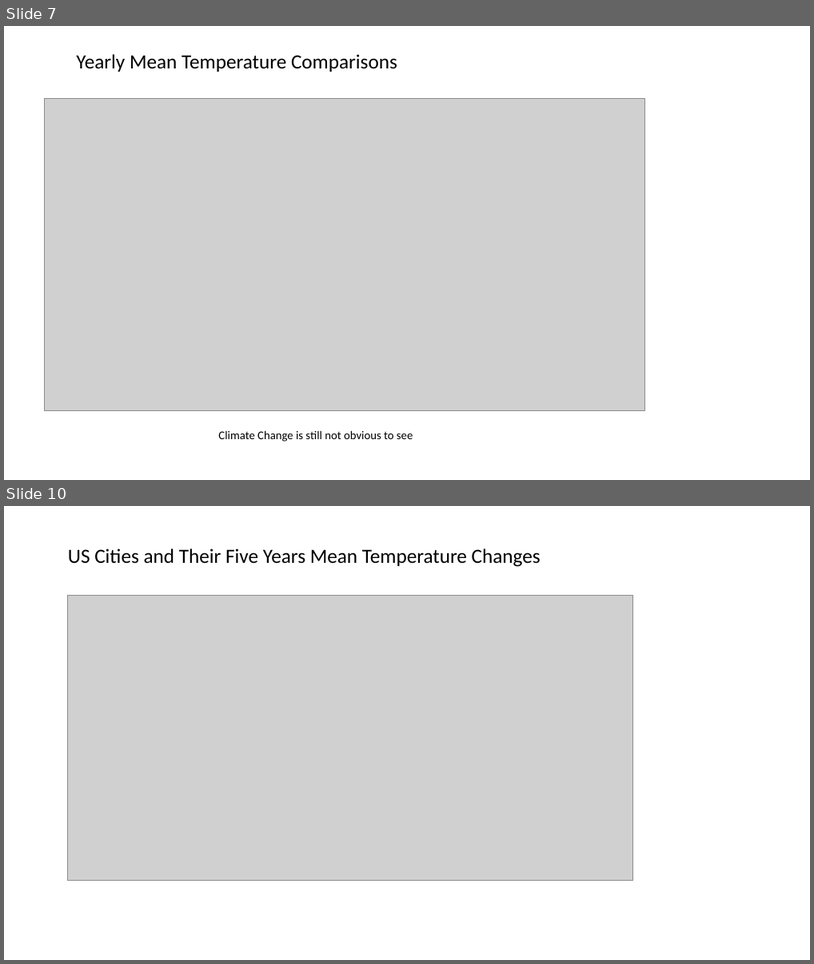
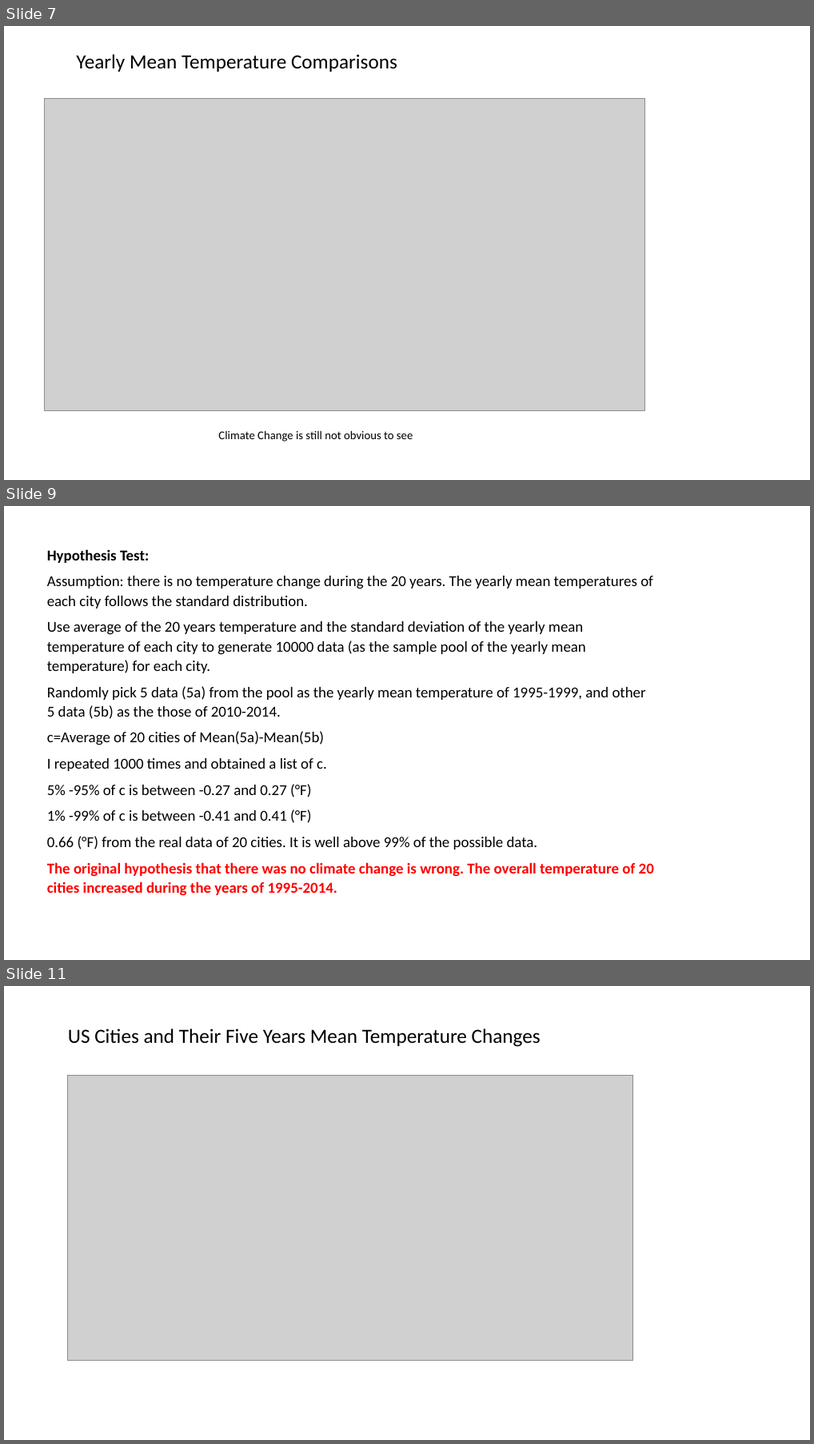
Before and after one commit to nshang88/Capstone-Projects, a slide deck: Capstone_Presentation_Climate.pptx. Shown one above the other, each under a label of ours: slides 7 and 10 before the commit, slides 7, 9 and 11 after it; the slides between them are not shown. The pictures are 814x964 and 814x1444 pixels, drawn with LibreOffice and Linux fonts; fonts in the diff are those of the drawing; grey boxes stand for pictures. Boxes give left, top, right and bottom in pixels: in the first picture for what was removed or moved away, otherwise in the second. Text is boxed around its words. In the diff, an @@ line names an element or a change of style, - is before the commit and + after.

```diff
--- a/Capstone_Presentation_Climate.pptx
+++ b/Capstone_Presentation_Climate.pptx
@@ slide 9 added at bbox=[4, 506, 810, 960], background #FFFFFF @@
@@ text added at bbox=[47, 549, 654, 896], 18 pt, text #000000 @@
+Hypothesis Test:
+Assumption: there is no temperature change during the 20 years. The yearly mean temperatures of each city follows the standard distribution.
+Use average of the 20 years temperature and the standard deviation of the yearly mean temperature of each city to generate 10000 data (as the sample pool of the yearly mean temperature) for each city.
+Randomly pick 5 data (5a) from the pool as the yearly mean temperature of 1995-1999, and other 5 data (5b) as the those of 2010-2014.
+c=Average of 20 cities of Mean(5a)-Mean(5b)
+I repeated 1000 times and obtained a list of c.
+5% -95% of c is between -0.27 and 0.27 (°F)
+1% -99% of c is between -0.41 and 0.41 (°F)
+0.66 (°F) from the real data of 20 cities. It is well above 99% of the possible data.
+The original hypothesis that there was no climate change is wrong. The overall temperature of 20 cities increased during the years of 1995-2014.
@@ what was slide 10 is now slide 11 @@
```
Also in this commit, not shown: 7 slides changed.
